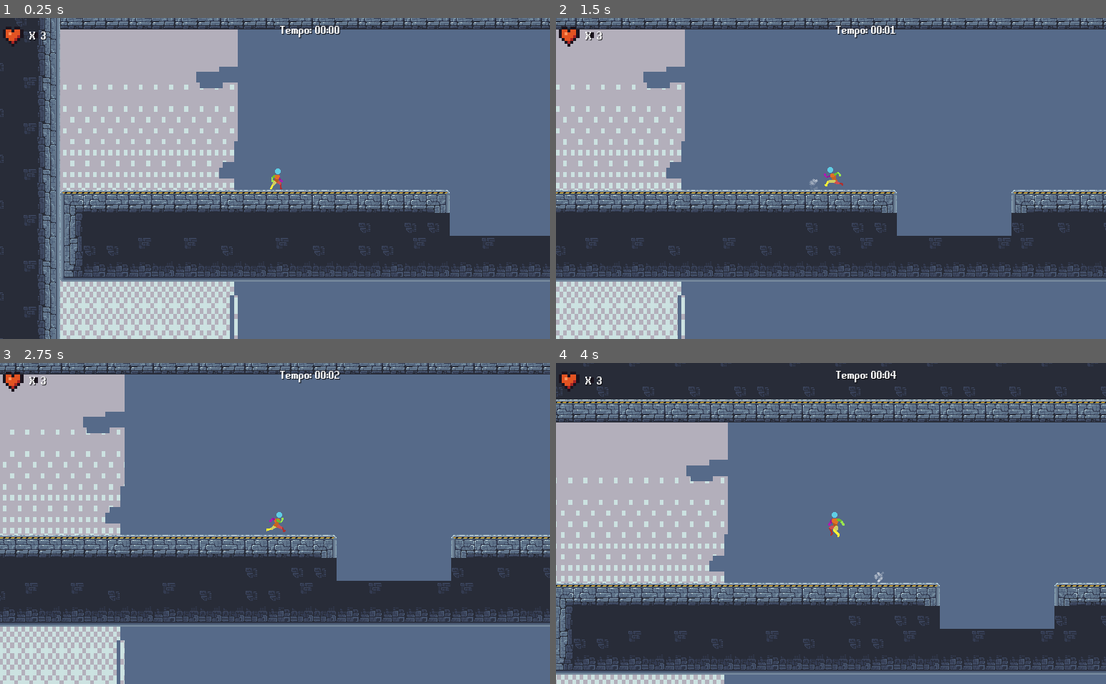
Above: before the commit, frames 1-4 (two rows, left to right).
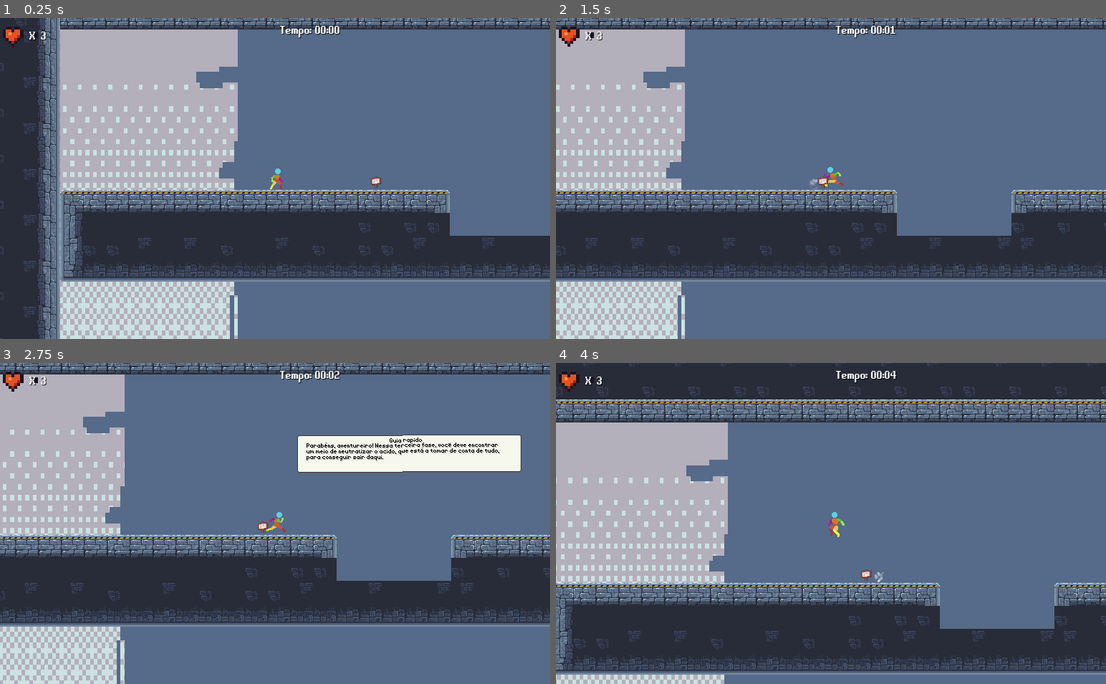
Above: after the commit, the same moments.

Repository: Eduardo-Pyment/Alquimista_dos_Sonhos-A_ultima_semente
Game: Godot game, scene res://Fases/fase_3.tscn
Same seed, same stepped clock (60 frames per second), same inputs: the game is played once before the commit and once after it. This scene is started directly instead of the project's main scene.
Inputs:
- Up to frame 1 (0.25 s): no input
- Up to frame 2 (1.5 s): tap Enter (ui_accept) at 0.5, 0.77 s; hold Right (ui_right) 0.53-1.28 s; hold Left (ui_left) from 1.28 s (still down)
- Up to frame 3 (2.75 s): tap Enter (ui_accept) at 1.52 s; release Left (ui_left) at 2.03 s; hold Right (ui_right) from 2.03 s (still down)
- Up to frame 4 (4 s): release Right (ui_right) at 2.78 s; hold Up (ui_up) 2.78-3.53 s; tap Enter (ui_accept) at 3.02, 3.77 s; hold Left (ui_left) from 3.53 s (still down)

The runs differ from the first frame. In frame 1, less than 0.1% of the frame differs, in the area x 67-70%, y 49-53%; in frame 2, less than 0.1%; in frame 3, 4.9%, in the area x 46-95%, y 22-53%; in frame 4, less than 0.1%.

Commit message:
implementei a caixa de dica da fase 3

Diff:
--- a/Fases/fase_3.tscn
+++ b/Fases/fase_3.tscn
@@ -20,6 +20,10 @@
 [ext_resource type="Script" path="res://Scripts/Spikes_area.gd" id="17_7c2jx"]
 [ext_resource type="Texture2D" uid="uid://cwrw8xred4elg" path="res://Assets/Textures/spikes/Individual Spike.png" id="17_eydld"]
 [ext_resource type="PackedScene" uid="uid://7mbiapud7u25" path="res://Scenes/maquina_base.tscn" id="20_tbcbs"]
+[ext_resource type="PackedScene" uid="uid://c33buwts2rsqv" path="res://Scenes/caixa_dialogo_fase1.tscn" id="21_ftop6"]
+[ext_resource type="Texture2D" uid="uid://cyvxw37jt6pcm" path="res://Assets/Textures/Assets-dica/Grassland_entities (16 x 16).png" id="21_vwune"]
+[ext_resource type="Texture2D" uid="uid://cil1iu5lavyv5" path="res://Assets/Textures/Assets-dica/Dialogo_caixa.png" id="23_tuk7y"]
+[ext_resource type="FontFile" uid="uid://dcg4y543ctde3" path="res://Assets/Textures/Assets-dica/RevMiniPixel.ttf" id="24_n2nwo"]
 
 [sub_resource type="LabelSettings" id="LabelSettings_webkc"]
 line_spacing = 0.0
@@ -1092,6 +1096,18 @@
 [sub_resource type="RectangleShape2D" id="RectangleShape2D_c15fm"]
 size = Vector2(502, 20)
 
+[sub_resource type="LabelSettings" id="LabelSettings_skdm6"]
+line_spacing = 0.0
+font = ExtResource("24_n2nwo")
+font_size = 8
+font_color = Color(0, 0, 0, 1)
+shadow_color = Color(0, 0, 0, 0.121569)
+
+[sub_resource type="RectangleShape2D" id="RectangleShape2D_13tj5"]
+size = Vector2(17.5, 18)
+
+[sub_resource type="RectangleShape2D" id="RectangleShape2D_2q2ak"]
+
 [node name="fase-3" type="Node2D"]
 
 [node name="HUD" type="CanvasLayer" parent="."]
@@ -1293,6 +1309,94 @@
 [node name="GameOver" parent="." instance=ExtResource("7_38mwo")]
 visible = false
 
+[node name="Control" type="Control" parent="."]
+layout_mode = 3
+anchors_preset = 0
+offset_right = 40.0
+offset_bottom = 40.0
+
+[node name="caixa2" parent="Control" instance=ExtResource("21_ftop6")]
+layout_mode = 1
+offset_left = -215.0
+offset_top = 117.0
+offset_right = 82.8
+offset_bottom = 163.2
+
+[node name="RichTextLabel" parent="Control/caixa2/NinePatchRect" index="1"]
+offset_left = 13.0
+offset_top = 11.0
+offset_right = 292.0
+offset_bottom = 41.0
+text = "Parabéns, aventureiro! Nessa terceira fase, você deve encontrar um meio de neutralizar o acido, que está a tomar de conta de tudo, para conseguir sair daqui."
+
+[node name="NinePatchRect2" type="NinePatchRect" parent="Control/caixa2"]
+layout_mode = 0
+offset_left = 1044.0
+offset_top = -21.0
+offset_right = 1357.0
+offset_bottom = 32.0
+rotation = -0.00390732
+texture = ExtResource("23_tuk7y")
+region_rect = Rect2(0, 0, 16, 16)
+patch_margin_left = 4
+patch_margin_top = 4
+patch_margin_right = 4
+patch_margin_bottom = 4
+
+[node name="Label" type="Label" parent="Control/caixa2/NinePatchRect2"]
+layout_mode = 0
+offset_left = 105.996
+offset_top = 3.99999
+offset_right = 197.996
+offset_bottom = 15.0
+text = "Guia rapido"
+label_settings = SubResource("LabelSettings_skdm6")
+horizontal_alignment = 1
+
+[node name="RichTextLabel" type="RichTextLabel" parent="Control/caixa2/NinePatchRect2"]
+layout_mode = 0
+offset_left = 13.0
+offset_top = 11.0
+offset_right = 292.0
+offset_bottom = 41.0
+theme_override_colors/default_color = Color(0, 0, 0, 1)
+theme_override_colors/font_shadow_color = Color(0.687215, 0.687215, 0.687215, 0.6)
+theme_override_fonts/normal_font = ExtResource("24_n2nwo")
+theme_override_font_sizes/normal_font_size = 8
+text = "Aqui está a maquina para combinar elementos. Procure o cloro e o sódio pelo mapa para combina-los, fazendo assim o cloreto de sódio, o elemento que neutraliza o acido, boa sorte."
+
+[node name="Area2D" type="Area2D" parent="Control"]
+position = Vector2(1, 0)
+collision_layer = 3
+collision_mask = 3
+
+[node name="CollisionShape2D" type="CollisionShape2D" parent="Control/Area2D"]
+position = Vector2(-264.75, 244)
+shape = SubResource("RectangleShape2D_13tj5")
+
+[node name="Sprite2D" type="Sprite2D" parent="Control/Area2D"]
+position = Vector2(-264, 245)
+texture = ExtResource("21_vwune")
+
+[node name="Area2D3" type="Area2D" parent="Control"]
+position = Vector2(852, 135)
+collision_layer = 3
+collision_mask = 3
+
+[node name="CollisionShape2D" type="CollisionShape2D" parent="Control/Area2D3"]
+position = Vector2(-11, 112)
+shape = SubResource("RectangleShape2D_2q2ak")
+
+[node name="Sprite2D" type="Sprite2D" parent="Control/Area2D3"]
+position = Vector2(-11, 113)
+texture = ExtResource("21_vwune")
+
 [connection signal="timeout" from="HUD/vida_tempo/clock_timer" to="HUD/vida_tempo" method="_on_clock_timer_timeout"]
 [connection signal="body_entered" from="Spikes_area" to="Spikes_area" method="_on_body_entered"]
 [connection signal="body_entered" from="Spikes_area2" to="Spikes_area2" method="_on_body_entered"]
+[connection signal="body_entered" from="Control/Area2D" to="Control/caixa2" method="_on_area_2d_body_entered"]
+[connection signal="body_exited" from="Control/Area2D" to="Control/caixa2" method="_on_area_2d_body_exited"]
+[connection signal="body_entered" from="Control/Area2D3" to="Control/caixa2" method="_on_area_2d_body_entered"]
+[connection signal="body_exited" from="Control/Area2D3" to="Control/caixa2" method="_on_area_2d_body_exited"]
+
+[editable path="Control/caixa2"]
--- a/Scripts/caixa_dialogo.gd
+++ b/Scripts/caixa_dialogo.gd
@@ -19,3 +19,28 @@
 	if body.name == "Player" and playerHasCollided:
 		hide()
 		playerHasCollided = false
+
+
+
+func _on_area_2d_body_shape_entered(body_rid, body, body_shape_index, local_shape_index):
+	pass # Replace with function body.
+
+
+func _on_area_2d_body_shape_exited(body_rid, body, body_shape_index, local_shape_index):
+	pass # Replace with function body.
+
+
+func _on_area_2d_2_body_entered(body):
+	pass # Replace with function body.
+
+
+func _on_area_2d_2_body_exited(body):
+	pass # Replace with function body.
+
+
+func _on_area_2d_3_body_entered(body):
+	pass # Replace with function body.
+
+
+func _on_area_2d_3_body_exited(body):
+	pass # Replace with function body.
Not shown: 1 places in Fases/fase_3.tscn that only renumber resources
